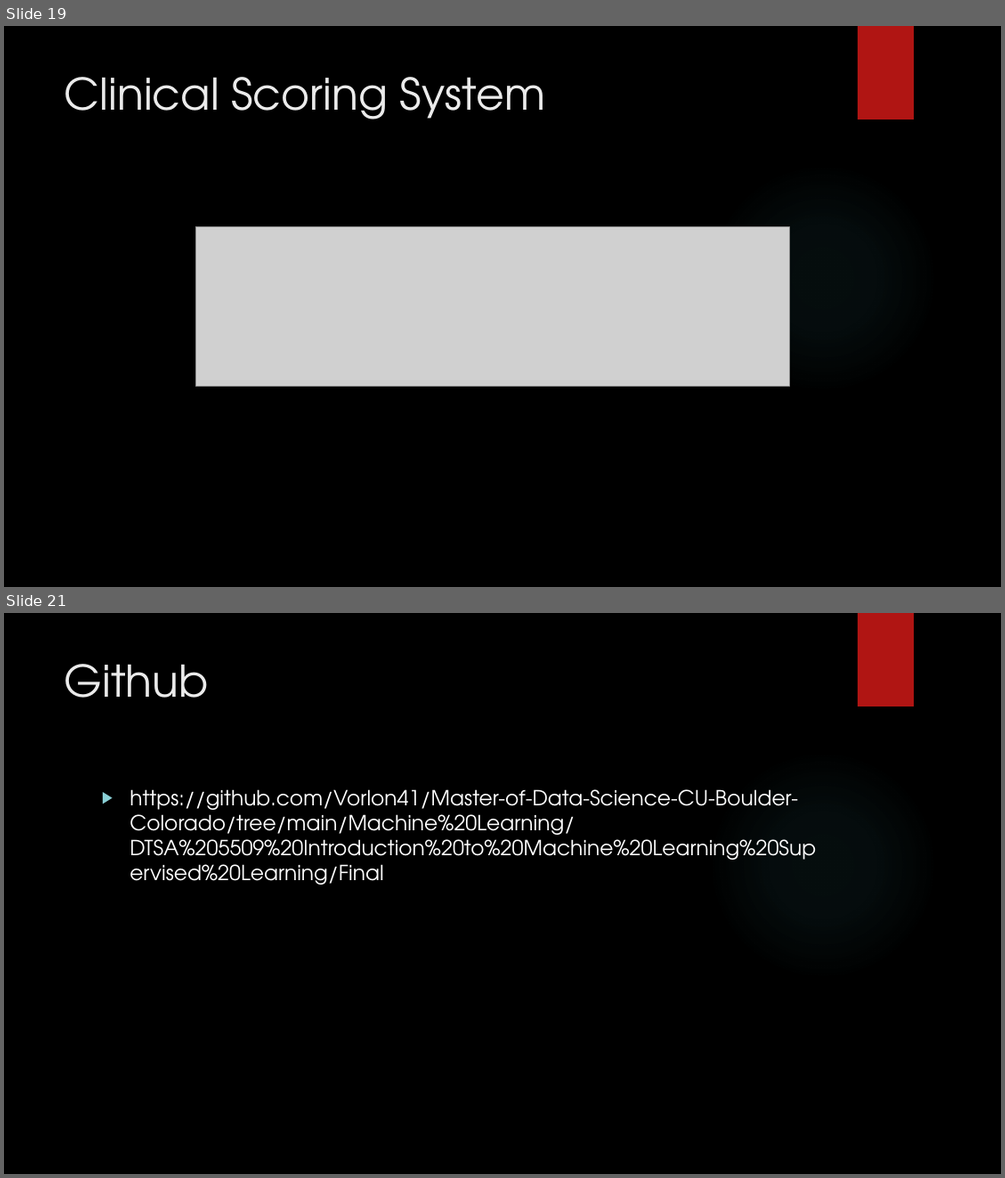
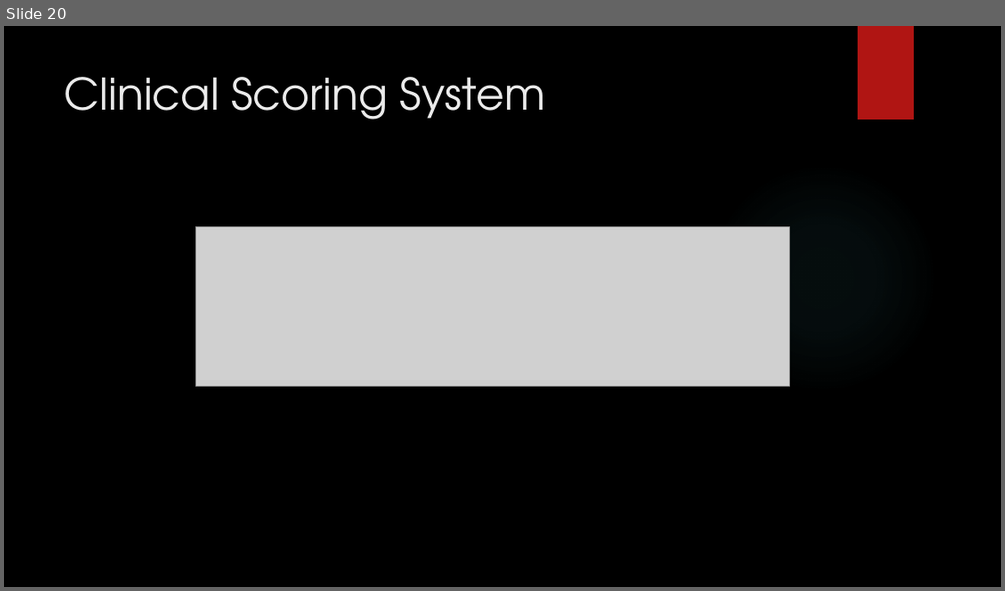
Before and after one commit to Vorlon41/Master-of-Data-Science-CU-Boulder-Colorado, a slide deck: Machine Learning/DTSA 5509 Introduction to Machine Learning Supervised Learning/Final/DTSA 5509 Supervised Learning Project.pptx. Shown one above the other, each under a label of ours: slides 19 and 21 before the commit, slide 20 after it; the slides between them are not shown. The pictures are 1005x1178 and 1005x591 pixels, drawn with LibreOffice and Linux fonts; fonts in the diff are those of the drawing; grey boxes stand for pictures; background and template pictures are left out. Boxes give left, top, right and bottom in pixels: in the first picture for what was removed or moved away, otherwise in the second. Text is boxed around its words. In the diff, an @@ line names an element or a change of style, - is before the commit and + after.

```diff
--- a/Machine Learning/DTSA 5509 Introduction to Machine Learning Supervised Learning/Final/DTSA 5509 Supervised Learning Project.pptx
+++ b/Machine Learning/DTSA 5509 Introduction to Machine Learning Supervised Learning/Final/DTSA 5509 Supervised Learning Project.pptx
@@ slide 21 removed at (x1=4, y1=613, x2=1001, y2=1174), background picture (left out); not listed: 2 template elements that a slide beside it also shows @@
@@ title removed at (x1=65, y1=664, x2=209, y2=698) @@
-Github
@@ text removed at (x1=129, y1=789, x2=816, y2=884) @@
-▶ https://github.com/Vorlon41/Master-of-Data-Science-CU-Boulder-Colorado/tree/main/Machine%20Learning/DTSA%205509%20Introduction%20to%20Machine%20Learning%20Supervised%20Learning/Final
@@ what was slide 19 is now slide 20 @@
```
Also in this commit, not shown: 11 slides changed, 1 slide added.
